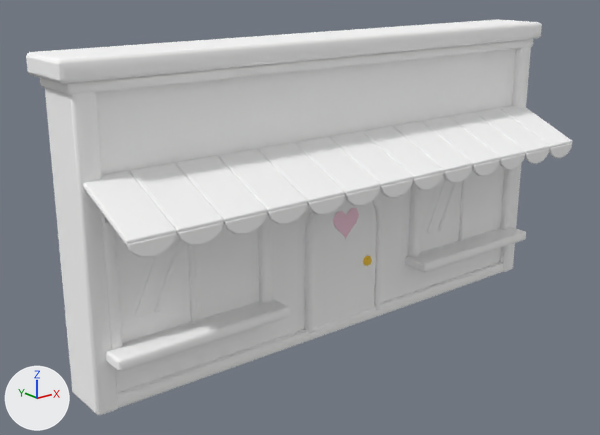
Two versions of the glTF model app/assets/models/prop_shop.glb, one commit apart.
Before and after are seen from a 50 mm camera at (-11.6, -13.48, 8.06) aimed at (-0.96, -0.18, 2.73). The lights are fixed; the arrows at lower left show +X, +Y and +Z. The older version comes first. Vertices at exactly the same position are counted once.

Script lines for the objects in view, before the commit:
```python
me_awning = bpy.data.meshes.new('awning')
me_awning.from_pydata(...)  # 910 vertices, 1764 faces; spans x -6.0..6.0, y -2.12..-0.49, z 3.43..4.48
me_awning.materials.append(mat_prop_shop_skin_004)
me_door = bpy.data.meshes.new('door')
me_door.from_pydata(...)  # 404 vertices, 796 faces; spans x -0.95..0.95, y -0.68..-0.45, z 0.2..3.3
me_door.materials.append(mat_prop_shop_skin_003)
me_prop_shop = bpy.data.meshes.new('prop_shop')
me_prop_shop.from_pydata(...)  # 128 vertices, 252 faces; spans x -6.0..6.0, y -0.5..0.5, z 0.0..6.2
me_prop_shop.materials.append(mat_prop_shop_skin)
me_trim = bpy.data.meshes.new('trim')
me_trim.from_pydata(...)  # 1744 vertices, 3376 faces; spans x -6.3..6.3, y -2.12..0.65, z 0.0..6.52
me_trim.materials.append(mat_prop_shop_skin_001)
ob_awning = bpy.data.objects.new('awning', me_awning)
ob_awning.location = (0.0, 0.0, 0.0)
ob_door = bpy.data.objects.new('door', me_door)
ob_door.location = (0.0, 0.0, 0.0)
ob_prop_shop = bpy.data.objects.new('prop_shop', me_prop_shop)
ob_prop_shop.location = (0.0, 0.0, 0.0)
ob_trim = bpy.data.objects.new('trim', me_trim)
ob_trim.location = (0.0, 0.0, 0.0)
# also in view: 'glass' at (0.0, -0.51, 2.45)
```
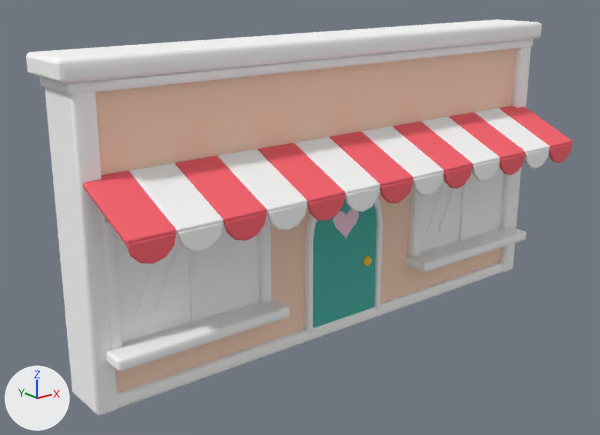
What differs and where, as boxes [x1, y1, x2, y2] in the pictures (600 x 435 px; the box of a moved part takes in the faces that stretch with it):
'awning', reshaped
    before: [83, 106, 573, 257]
    after: [83, 106, 573, 264]
part 1 of me_awning, moved or reshaped
    before: [127, 144, 572, 257]
    after: [126, 143, 572, 264]
part 2 of me_awning, recoloured (white to red)
    both: [83, 106, 573, 251]
part 3 of me_door, recoloured (white to cyan)
    both: [313, 198, 377, 328]
part 4 of me_prop_shop, recoloured (white to beige)
    both: [95, 49, 516, 393]

The change, as a list of edits to the scene's bpy script:
```text
Change me_awning:
    used by ob_awning; location = (0.0, 0.0, 0.0)
    remove me_awning.from_pydata(...)  # 910 vertices, 1764 faces; spans x -6.0..6.0, y -2.12..-0.49, z 3.43..4.48
    add me_awning.from_pydata(...)  # 1078 vertices, 2100 faces; spans x -6.0..6.0, y -2.12..-0.49, z 3.31..4.48
    me_awning part 1: 163 vertices moved from x -5.94..5.94, y -2.12..-2.04, z 3.48..3.61 to x -5.94..5.94, y -2.12..-2.04, z 3.39..3.55; 164 vertices removed from x -5.95..5.95, y -2.12..-2.04, z 3.43..3.72; 332 vertices added at x -5.96..5.96, y -2.12..-2.04, z 3.31..3.72
    me_awning part 2: 1190 kept faces spanning x -6.0..6.0, y -2.12..-0.49, z 3.39..4.48 get new vertex colours; the middle colour goes from white #ffffff to red #ff6470
Change me_door:
    where me_door.from_pydata(...)  # 404 vertices, 796 faces; spans x -0.95..0.95, y -0.68..-0.45, z 0.2..3.3
    used by ob_door; location = (0.0, 0.0, 0.0)
    me_door part 3: 478 faces centred in x -0.95..0.95, y -0.58..-0.45, z 0.2..3.28 are repainted in the vertex colours; the middle colour goes from white #ffffff to cyan #45b5a8
Change me_prop_shop:
    where me_prop_shop.from_pydata(...)  # 128 vertices, 252 faces; spans x -6.0..6.0, y -0.5..0.5, z 0.0..6.2
    used by ob_prop_shop; location = (0.0, 0.0, 0.0)
    me_prop_shop part 4: 252 faces centred in x -6.0..6.0, y -0.5..0.5, z 0.0..6.2 are repainted in the vertex colours; the middle colour goes from white #ffffff to beige #ffd8bf
```
